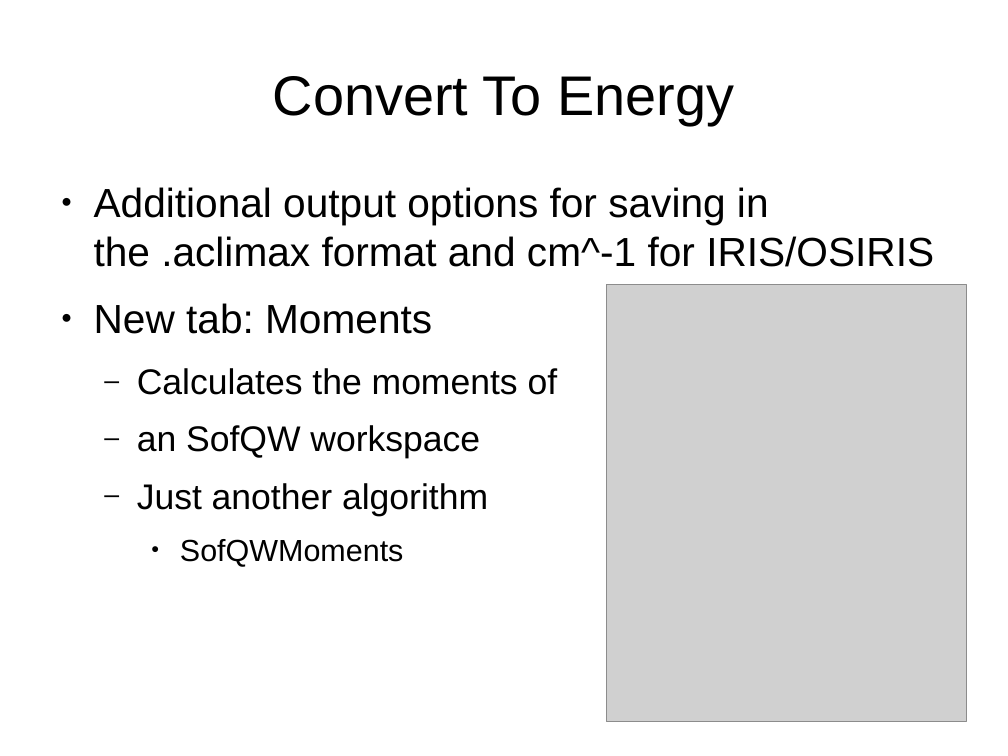
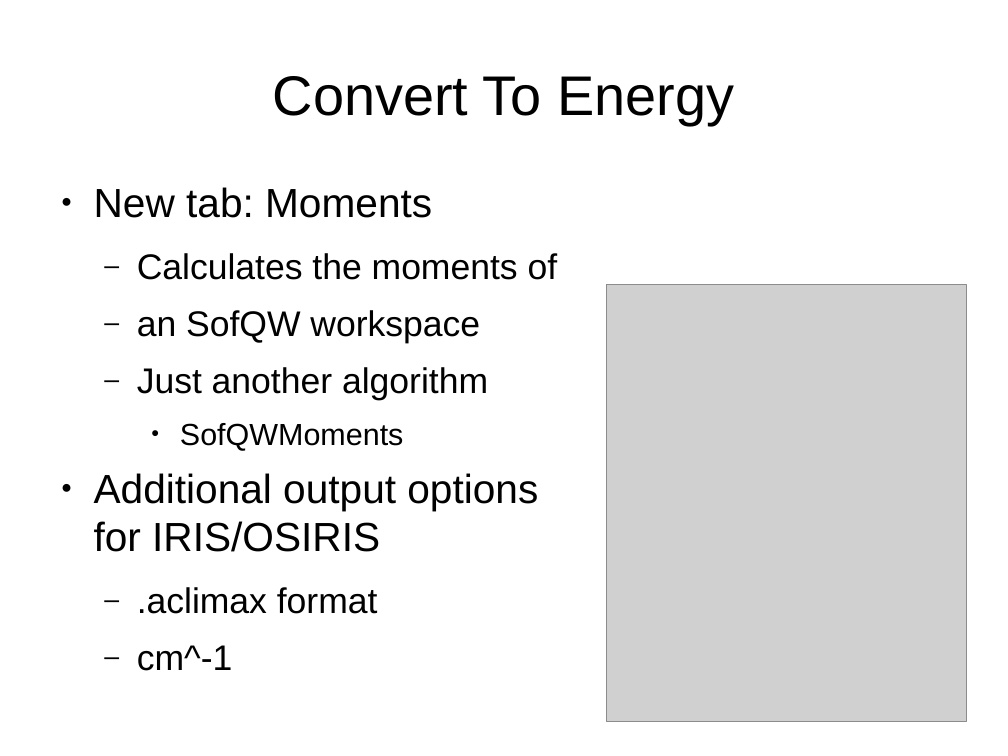
Before and after one commit to samueljackson92/documents, a slide deck: slide 5 of RAL/msg_presentation.pptx. Drawn at 1008x756 pixels with LibreOffice and Linux fonts; fonts in the diff are those of the drawing; grey boxes stand for pictures. Boxes give left, top, right and bottom in pixels: in the first picture for what was removed or moved away, otherwise in the second. Text is boxed around its words. In the diff, an @@ line names an element or a change of style, - is before the commit and + after.

```diff
--- a/RAL/msg_presentation.pptx
+++ b/RAL/msg_presentation.pptx
@@ text at (94,187,934,267): paragraph removed @@
-● Additional output options for saving in the .aclimax format and cm^-1 for IRIS/OSIRIS
@@ text at (94,473,538,614): paragraphs added @@
+● Additional output options for IRIS/OSIRIS
+  – .aclimax format
+  – cm^-1
```
Also in this commit, not shown: 7 other slides changed, 1 slide added.
